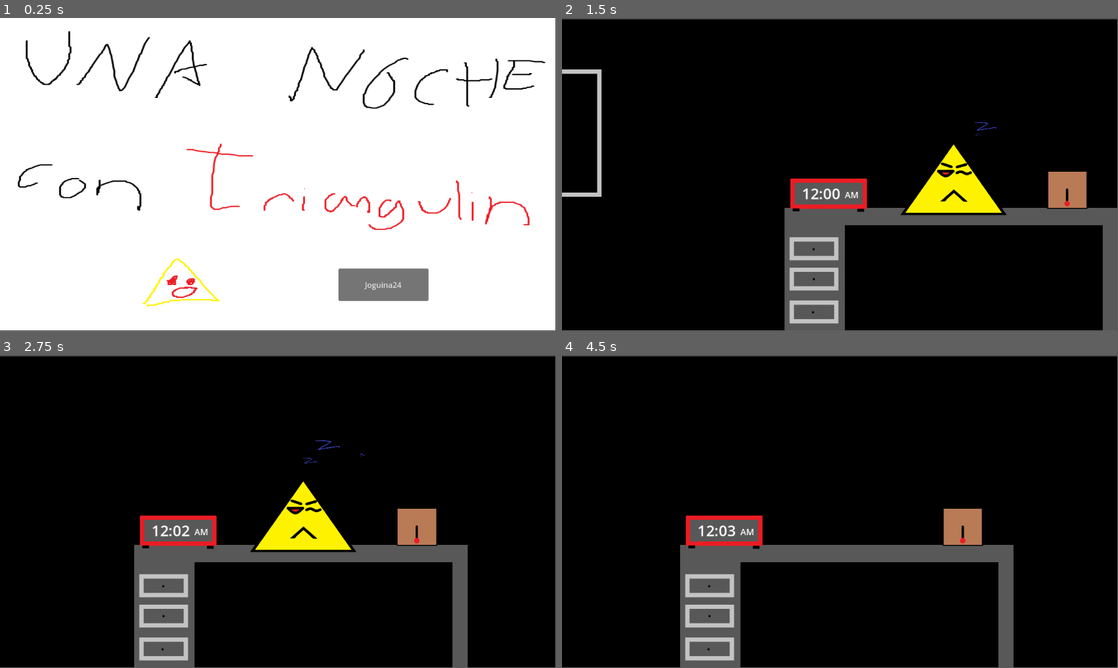
Above: before the commit, frames 1-4 (two rows, left to right).
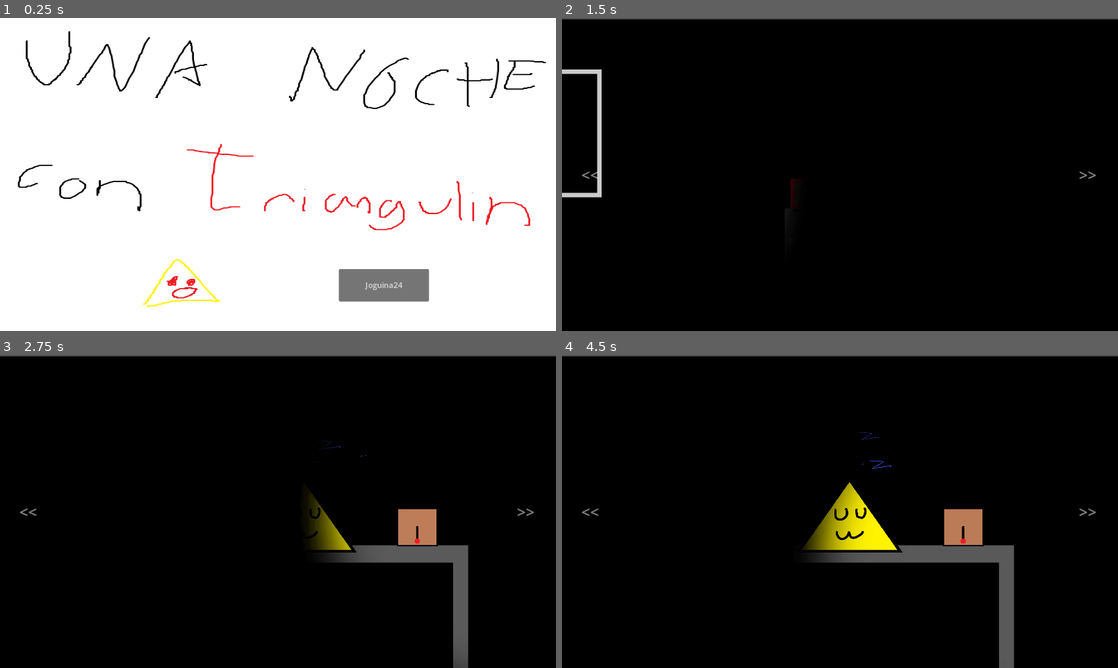
Above: after the commit, the same moments.

Repository: Mageh533/TriangulinProject
Game: Godot game, scene res://Scenes/MainMenu.tscn
Two runs of this game, one before a commit and one after it. Both use one fixed random seed, a clock stepped at 60 frames per second and the inputs below.
Inputs (mouse positions are in pixels of both pictures, inside the frame that each line leads up to):
- Up to frame 1 (0.25 s): no input
- Up to frame 2 (1.5 s): click "Joguina24" at 0.5 s; move the mouse to (589, 174) at 1.27 s; tap R (recharge, bound only after the commit) at 1.35 s
- Up to frame 3 (2.75 s): move the mouse to (522, 511) at 2.02 s; tap R (recharge, bound only after the commit) at 2.1 s
- Up to frame 4 (4.5 s): move the mouse to (895, 442) at 2.77 s; tap R (recharge, bound only after the commit) at 2.85, 3.6, 4.35 s; move the mouse to (812, 574) at 3.52 s; move the mouse to (1006, 558) at 4.27 s
The window is 799x449 before the commit and 800x450 after it. Grey fills any space a smaller window leaves; there, only what the larger window draws over its background counts as a difference.

The runs differ from the first frame. In frame 1, 2.5% of the frame differs, in the area x 3-99%, y 4-93%; in frame 2, 12%, in the area x 0-100%, y 0-100%; in frame 3, 8.9%; in frame 4, 8.7%.

Commit message:
Flashlight and noise mechancs

Diff:
--- /dev/null
+++ b/Assets/UI/battery.svg
@@ -0,0 +1 @@
+<svg xmlns="http://www.w3.org/2000/svg" class="icon icon-tabler icon-tabler-battery" width="24" height="24" viewBox="0 0 24 24" stroke-width="2" stroke="white" fill="none" stroke-linecap="round" stroke-linejoin="round"><path stroke="none" d="M0 0h24v24H0z" fill="none"/><path d="M6 7h11a2 2 0 0 1 2 2v.5a.5 .5 0 0 0 .5 .5a.5 .5 0 0 1 .5 .5v3a.5 .5 0 0 1 -.5 .5a.5 .5 0 0 0 -.5 .5v.5a2 2 0 0 1 -2 2h-11a2 2 0 0 1 -2 -2v-6a2 2 0 0 1 2 -2" /></svg>
--- a/Scenes/MainScene.tscn
+++ b/Scenes/MainScene.tscn
@@ -17,11 +17,13 @@
 [ext_resource type="Texture2D" uid="uid://doae7fjenp4cx" path="res://Assets/Effects/zzz.png" id="12_v4u3i"]
 [ext_resource type="Texture2D" uid="uid://c3imkdw4n7gxd" path="res://Assets/Monsters/Triangulin/1.png" id="16_rs500"]
 [ext_resource type="Texture2D" uid="uid://d4e44ebqvemxc" path="res://Assets/Monsters/Triangulin/3.png" id="17_4kxd8"]
+[ext_resource type="Script" path="res://Scripts/Game/Mechanics/Flashlight.gd" id="17_kt7nn"]
 [ext_resource type="Texture2D" uid="uid://c5vsou4cbcrye" path="res://Assets/Monsters/Triangulin/4.png" id="18_pj707"]
 [ext_resource type="Texture2D" uid="uid://bwww4ewa85nv1" path="res://Assets/Monsters/Triangulin/5.png" id="19_5gdqe"]
 [ext_resource type="Texture2D" uid="uid://v4ohnposhbde" path="res://Assets/Monsters/Triangulin/6.png" id="20_11aiv"]
 [ext_resource type="Texture2D" uid="uid://el4brylng18v" path="res://Assets/Monsters/Triangulin/7.png" id="21_ffoxj"]
 [ext_resource type="Shader" path="res://Assets/Effects/TVNoise.gdshader" id="22_ersd0"]
+[ext_resource type="Texture2D" uid="uid://ctc7650yn8r2c" path="res://Assets/Effects/flaslight.png" id="23_571ms"]
 
 [sub_resource type="LabelSettings" id="LabelSettings_1bbin"]
 font_size = 31
@@ -124,13 +126,17 @@
 font_size = 72
 font_color = Color(0.584314, 0, 0.027451, 1)
 
+[sub_resource type="LabelSettings" id="LabelSettings_4lk0f"]
+font_size = 32
+font_color = Color(1, 1, 1, 0.54902)
+
 [sub_resource type="Animation" id="Animation_8p7iw"]
 resource_name = "GameLose"
 length = 3.5
 tracks/0/type = "value"
 tracks/0/imported = false
 tracks/0/enabled = true
-tracks/0/path = NodePath("POV/UI/LoseAnims:visible")
+tracks/0/path = NodePath("POV/UILayer/UI/LoseAnims:visible")
 tracks/0/interp = 1
 tracks/0/loop_wrap = true
 tracks/0/keys = {
@@ -142,7 +148,7 @@
 tracks/1/type = "value"
 tracks/1/imported = false
 tracks/1/enabled = true
-tracks/1/path = NodePath("POV/UI/LoseAnims/Black:visible")
+tracks/1/path = NodePath("POV/UILayer/UI/LoseAnims/Black:visible")
 tracks/1/interp = 1
 tracks/1/loop_wrap = true
 tracks/1/keys = {
@@ -154,7 +160,7 @@
 tracks/2/type = "value"
 tracks/2/imported = false
 tracks/2/enabled = true
-tracks/2/path = NodePath("POV/UI/LoseAnims/Static:visible")
+tracks/2/path = NodePath("POV/UILayer/UI/LoseAnims/Static:visible")
 tracks/2/interp = 1
 tracks/2/loop_wrap = true
 tracks/2/keys = {
@@ -166,7 +172,7 @@
 tracks/3/type = "value"
 tracks/3/imported = false
 tracks/3/enabled = true
-tracks/3/path = NodePath("POV/UI/LoseAnims/Death Text:visible")
+tracks/3/path = NodePath("POV/UILayer/UI/LoseAnims/Death Text:visible")
 tracks/3/interp = 1
 tracks/3/loop_wrap = true
 tracks/3/keys = {
@@ -195,7 +201,7 @@
 tracks/0/type = "value"
 tracks/0/imported = false
 tracks/0/enabled = true
-tracks/0/path = NodePath("POV/UI/WinAnims/ColorRect:visible")
+tracks/0/path = NodePath("POV/UILayer/UI/WinAnims/ColorRect:visible")
 tracks/0/interp = 1
 tracks/0/loop_wrap = true
 tracks/0/keys = {
@@ -207,7 +213,7 @@
 tracks/1/type = "value"
 tracks/1/imported = false
 tracks/1/enabled = true
-tracks/1/path = NodePath("POV/UI/WinAnims/ColorRect:color")
+tracks/1/path = NodePath("POV/UILayer/UI/WinAnims/ColorRect:color")
 tracks/1/interp = 1
 tracks/1/loop_wrap = true
 tracks/1/keys = {
@@ -219,7 +225,7 @@
 tracks/2/type = "value"
 tracks/2/imported = false
 tracks/2/enabled = true
-tracks/2/path = NodePath("POV/UI/WinAnims/Label:visible")
+tracks/2/path = NodePath("POV/UILayer/UI/WinAnims/Label:visible")
 tracks/2/interp = 1
 tracks/2/loop_wrap = true
 tracks/2/keys = {
@@ -231,7 +237,7 @@
 tracks/3/type = "value"
 tracks/3/imported = false
 tracks/3/enabled = true
-tracks/3/path = NodePath("POV/UI:visible")
+tracks/3/path = NodePath("POV/UILayer/UI:visible")
 tracks/3/interp = 1
 tracks/3/loop_wrap = true
 tracks/3/keys = {
@@ -276,7 +282,7 @@
 tracks/0/type = "value"
 tracks/0/imported = false
 tracks/0/enabled = true
-tracks/0/path = NodePath("POV/UI/DeathAnims/Triangulin/TriangulinSusto:scale")
+tracks/0/path = NodePath("POV/UILayer/UI/DeathAnims/Triangulin/TriangulinSusto:scale")
 tracks/0/interp = 1
 tracks/0/loop_wrap = true
 tracks/0/keys = {
@@ -302,7 +308,7 @@
 tracks/2/type = "value"
 tracks/2/imported = false
 tracks/2/enabled = true
-tracks/2/path = NodePath("POV/UI/DeathAnims:visible")
+tracks/2/path = NodePath("POV/UILayer/UI/DeathAnims:visible")
 tracks/2/interp = 1
 tracks/2/loop_wrap = true
 tracks/2/keys = {
@@ -380,13 +386,12 @@
 animation = &"Fase1"
 frame_progress = 0.535346
 script = ExtResource("11_pmmvt")
-sleepBar = 5
 
 [node name="ProgressBar" type="ProgressBar" parent="Mosters/Triangulin"]
-offset_left = -186.0
-offset_top = -198.0
-offset_right = 198.0
-offset_bottom = -134.0
+offset_left = -185.855
+offset_top = -225.815
+offset_right = 198.145
+offset_bottom = -161.815
 theme_override_font_sizes/font_size = 46
 theme_override_styles/background = SubResource("StyleBoxFlat_rx0mr")
 theme_override_styles/fill = SubResource("StyleBoxFlat_qjhbm")
@@ -441,6 +446,17 @@
 [node name="Right" type="Marker2D" parent="Targets"]
 position = Vector2(2873, 332)
 
+[node name="Flashlight" type="PointLight2D" parent="."]
+shadow_enabled = true
+texture = ExtResource("23_571ms")
+texture_scale = 3.0
+script = ExtResource("17_kt7nn")
+
+[node name="Darkness" type="DirectionalLight2D" parent="."]
+visible = false
+blend_mode = 1
+shadow_enabled = true
+
 [node name="POV" type="Camera2D" parent="."]
 position = Vector2(576, 321)
 
@@ -458,20 +474,19 @@
 position = Vector2(-25.5, 11.5)
 shape = SubResource("RectangleShape2D_d7ua2")
 
-[node name="UI" type="Control" parent="POV"]
+[node name="UILayer" type="CanvasLayer" parent="POV"]
+layer = 2
+
+[node name="UI" type="Control" parent="POV/UILayer"]
 layout_mode = 3
 anchors_preset = 15
 anchor_right = 1.0
 anchor_bottom = 1.0
-offset_left = -576.0
-offset_top = -324.0
-offset_right = 576.0
-offset_bottom = 324.0
-grow_horizontal = 2
-grow_vertical = 2
-mouse_filter = 1
-
-[node name="WinAnims" type="Control" parent="POV/UI"]
+grow_horizontal = 2
+grow_vertical = 2
+mouse_filter = 2
+
+[node name="WinAnims" type="Control" parent="POV/UILayer/UI"]
 visible = false
 layout_mode = 1
 anchors_preset = 15
@@ -480,7 +495,7 @@
 grow_horizontal = 2
 grow_vertical = 2
 
-[node name="ColorRect" type="ColorRect" parent="POV/UI/WinAnims"]
+[node name="ColorRect" type="ColorRect" parent="POV/UILayer/UI/WinAnims"]
 layout_mode = 1
 anchors_preset = 15
 anchor_right = 1.0
@@ -489,7 +504,7 @@
 grow_vertical = 2
 color = Color(1, 1, 1, 0.98)
 
-[node name="Label" type="Label" parent="POV/UI/WinAnims"]
+[node name="Label" type="Label" parent="POV/UILayer/UI/WinAnims"]
 layout_mode = 0
 offset_left = 579.0
 offset_top = 198.0
@@ -498,26 +513,27 @@
 text = "Yay!"
 label_settings = SubResource("LabelSettings_b50o2")
 
-[node name="DeathAnims" type="Control" parent="POV/UI"]
-layout_mode = 1
-anchors_preset = 15
-anchor_right = 1.0
-anchor_bottom = 1.0
-grow_horizontal = 2
-grow_vertical = 2
-
-[node name="Triangulin" type="Control" parent="POV/UI/DeathAnims"]
+[node name="DeathAnims" type="Control" parent="POV/UILayer/UI"]
+visible = false
+layout_mode = 1
+anchors_preset = 15
+anchor_right = 1.0
+anchor_bottom = 1.0
+grow_horizontal = 2
+grow_vertical = 2
+
+[node name="Triangulin" type="Control" parent="POV/UILayer/UI/DeathAnims"]
 anchors_preset = 0
 offset_right = 40.0
 offset_bottom = 40.0
 
-[node name="TriangulinSusto" type="AnimatedSprite2D" parent="POV/UI/DeathAnims/Triangulin"]
+[node name="TriangulinSusto" type="AnimatedSprite2D" parent="POV/UILayer/UI/DeathAnims/Triangulin"]
 position = Vector2(600, 295)
 scale = Vector2(0.001, 0.001)
 sprite_frames = SubResource("SpriteFrames_jxpnt")
 frame_progress = 0.736914
 
-[node name="TextureRect" type="TextureRect" parent="POV/UI/DeathAnims"]
+[node name="TextureRect" type="TextureRect" parent="POV/UILayer/UI/DeathAnims"]
 visible = false
 material = SubResource("ShaderMaterial_stuu6")
 layout_mode = 1
@@ -528,7 +544,7 @@
 grow_vertical = 2
 texture = SubResource("GradientTexture1D_7sc17")
 
-[node name="LoseAnims" type="Control" parent="POV/UI"]
+[node name="LoseAnims" type="Control" parent="POV/UILayer/UI"]
 visible = false
 layout_mode = 1
 anchors_preset = 15
@@ -537,7 +553,7 @@
 grow_horizontal = 2
 grow_vertical = 2
 
-[node name="Black" type="ColorRect" parent="POV/UI/LoseAnims"]
+[node name="Black" type="ColorRect" parent="POV/UILayer/UI/LoseAnims"]
 layout_mode = 1
 anchors_preset = 15
 anchor_right = 1.0
@@ -546,7 +562,7 @@
 grow_vertical = 2
 color = Color(0, 0, 0, 1)
 
-[node name="Static" type="ColorRect" parent="POV/UI/LoseAnims"]
+[node name="Static" type="ColorRect" parent="POV/UILayer/UI/LoseAnims"]
 material = SubResource("ShaderMaterial_x226s")
 layout_mode = 1
 anchors_preset = 15
@@ -555,7 +571,7 @@
 grow_horizontal = 2
 grow_vertical = 2
 
-[node name="Death Text" type="Label" parent="POV/UI/LoseAnims"]
+[node name="Death Text" type="Label" parent="POV/UILayer/UI/LoseAnims"]
 visible = false
 layout_mode = 1
 anchors_preset = 8
@@ -572,6 +588,35 @@
 text = "Has Morido"
 label_settings = SubResource("LabelSettings_pl7cf")
 
+[node name="LeftGuide" type="Label" parent="POV/UILayer/UI"]
+layout_mode = 1
+anchors_preset = 4
+anchor_top = 0.5
+anchor_bottom = 0.5
+offset_left = 40.0
+offset_top = -22.0
+offset_right = 80.0
+offset_bottom = 23.0
+grow_vertical = 2
+text = "<<"
+label_settings = SubResource("LabelSettings_4lk0f")
+
+[node name="RightGuide" type="Label" parent="POV/UILayer/UI"]
+layout_mode = 1
+anchors_preset = 6
+anchor_left = 1.0
+anchor_top = 0.5
+anchor_right = 1.0
+anchor_bottom = 0.5
+offset_left = -81.0
+offset_top = -22.0
+offset_right = -41.0
+offset_bottom = 23.0
+grow_horizontal = 0
+grow_vertical = 2
+text = ">>"
+label_settings = SubResource("LabelSettings_4lk0f")
+
 [node name="GameAnims" type="AnimationPlayer" parent="."]
 libraries = {
 "": SubResource("AnimationLibrary_hxr4n")
@@ -584,6 +629,7 @@
 [connection signal="button_down" from="Interactable/CajaDeMusica/Accion" to="Interactable/CajaDeMusica" method="_on_accion_button_down"]
 [connection signal="button_up" from="Interactable/CajaDeMusica/Accion" to="." method="_on_accion_button_up"]
 [connection signal="button_up" from="Interactable/CajaDeMusica/Accion" to="Interactable/CajaDeMusica" method="_on_accion_button_up"]
+[connection signal="noise" from="Flashlight" to="Mosters/Triangulin" method="_on_flashlight_noise"]
 [connection signal="mouse_entered" from="POV/MoveLeft" to="." method="_on_move_left_mouse_entered"]
 [connection signal="mouse_exited" from="POV/MoveLeft" to="." method="_on_move_left_mouse_exited"]
 [connection signal="mouse_entered" from="POV/MoveRight" to="." method="_on_move_right_mouse_entered"]
--- a/Scripts/Game/GameLogic.gd
+++ b/Scripts/Game/GameLogic.gd
@@ -9,10 +9,12 @@
 
 # Called when the node enters the scene tree for the first time.
 func _ready():
-	$POV/UI.hide()
-	$POV/UI/WinAnims.hide()
-	$POV/UI/DeathAnims.hide()
+	$POV/UILayer/UI.show()
+	$POV/UILayer/UI/WinAnims.hide()
+	$POV/UILayer/UI/DeathAnims.hide()
+	$POV/UILayer/UI/LoseAnims.hide()
 	$Mosters/Triangulin/ProgressBar.modulate.a = 0
+	$Darkness.show()
 
 # Called every frame. 'delta' is the elapsed time since the previous frame.
 func _process(delta):
@@ -73,11 +75,11 @@
 
 func _on_triangulin_triangulin_kill():
 	gameActive = false
-	$POV/UI.show()
-	$POV/UI/DeathAnims.show()
-	$POV/UI/DeathAnims/Triangulin.show()
+	$POV/UILayer/UI.show()
+	$POV/UILayer/UI/DeathAnims.show()
+	$POV/UILayer/UI/DeathAnims/Triangulin.show()
 	$GameAnims.play("TriangulinKill")
-	$POV/UI/DeathAnims/Triangulin/TriangulinSusto.play("default")
+	$POV/UILayer/UI/DeathAnims/Triangulin/TriangulinSusto.play("default")
 
 func returnToMenu():
 	get_tree().change_scene_to_file("res://Scenes/MainMenu.tscn")
--- /dev/null
+++ b/Scripts/Game/Mechanics/Flashlight.gd
@@ -0,0 +1,21 @@
+extends PointLight2D
+
+signal noise
+
+@export var battery : float
+
+func _ready():
+	battery = 1
+
+# Called every frame. 'delta' is the elapsed time since the previous frame.
+func _process(delta):
+	global_position = get_global_mouse_position()
+	if battery > 0:
+		battery -= delta / 100
+		energy = 1 * battery
+		texture_scale = 4 * battery + 0.01
+
+	if(Input.is_action_just_pressed("recharge")):
+		if battery < 1:
+			battery += 0.05
+			emit_signal("noise")
--- a/Scripts/Game/Monsters/Triangulin.gd
+++ b/Scripts/Game/Monsters/Triangulin.gd
@@ -35,3 +35,6 @@
 
 func _on_kill_timer_timeout():
 	emit_signal("triangulinKill")
+
+func _on_flashlight_noise():
+	sleepBar -= 5
--- a/project.godot
+++ b/project.godot
@@ -15,6 +15,19 @@
 config/features=PackedStringArray("4.2", "GL Compatibility")
 config/icon="res://Assets/Saltosusto.png"
 
+[display]
+
+window/stretch/mode="canvas_items"
+window/stretch/aspect="ignore"
+
+[input]
+
+recharge={
+"deadzone": 0.5,
+"events": [Object(InputEventKey,"resource_local_to_scene":false,"resource_name":"","device":-1,"window_id":0,"alt_pressed":false,"shift_pressed":false,"ctrl_pressed":false,"meta_pressed":false,"pressed":false,"keycode":0,"physical_keycode":82,"key_label":0,"unicode":114,"echo":false,"script":null)
+]
+}
+
 [rendering]
 
 renderer/rendering_method="gl_compatibility"
Binary file added: Assets/Effects/flaslight.png
Not shown, added: Assets/Effects/flaslight.png.import
Not shown, added: Assets/UI/battery.svg.import
Not shown: 1 places in Scenes/MainScene.tscn that only renumber resources
Not shown, added: LICENSE
